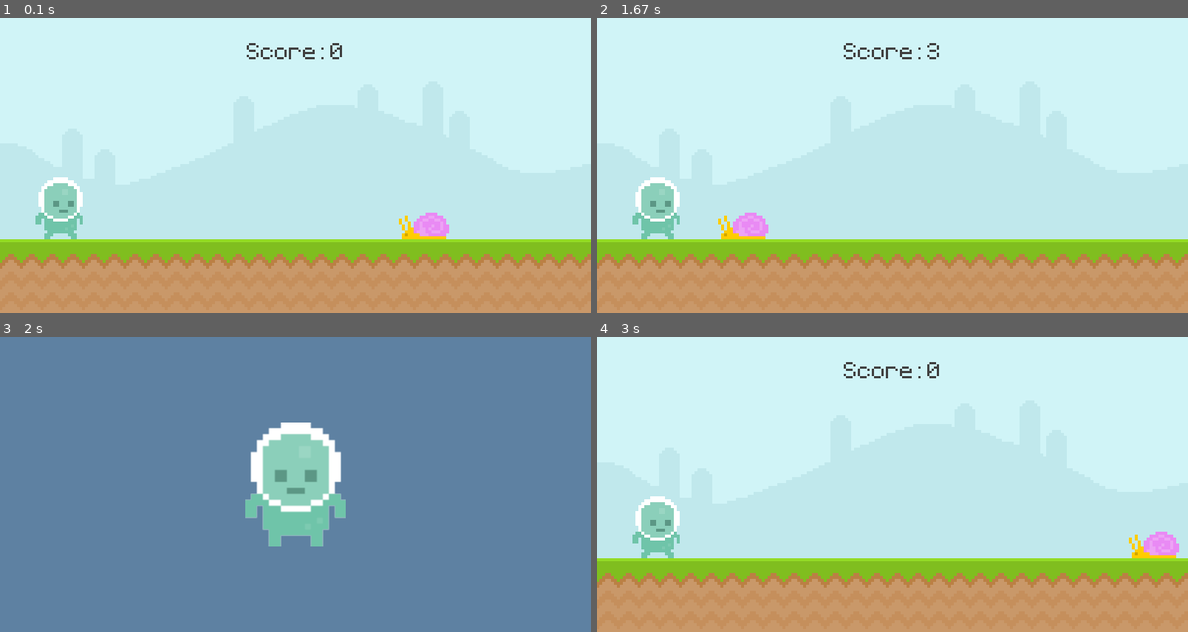
Above: before the commit, frames 1-4 (two rows, left to right).
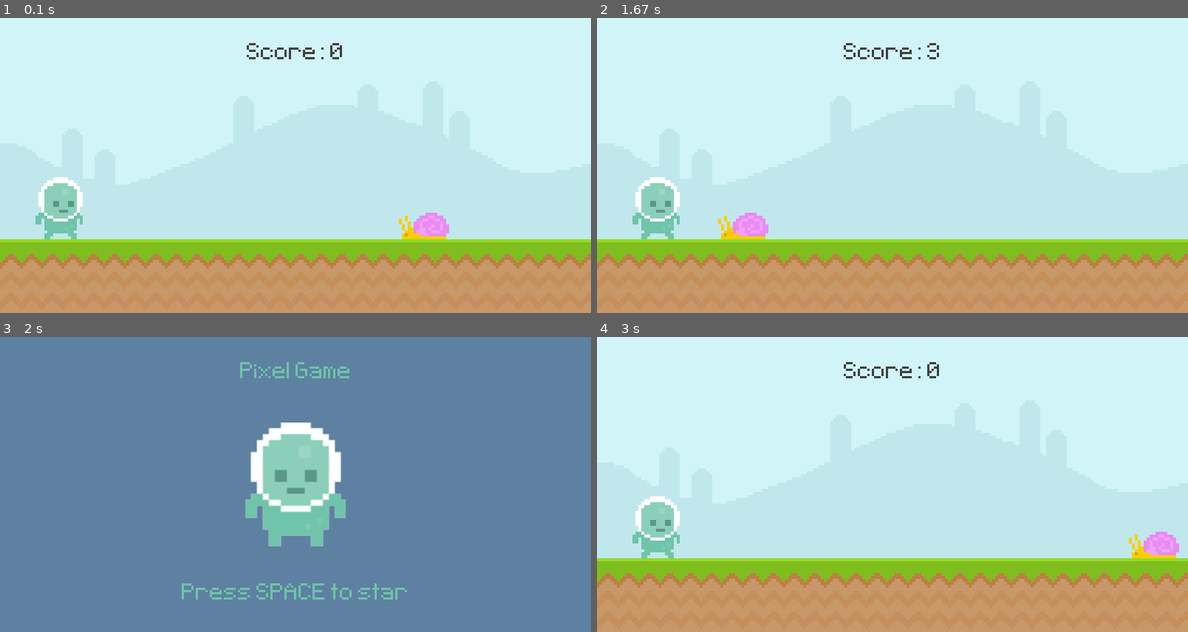
Above: after the commit, the same moments.

Repository: Adamwest023/Pygame-tutorial
Game: pygame game, started from pygame-tutorial.py
Two runs of this game, one before a commit and one after it. Both use one fixed random seed, a clock stepped at 60 frames per second and the inputs below.
Inputs (mouse positions are in pixels of both pictures, inside the frame that each line leads up to):
- Up to frame 1 (0.1 s): no input
- Up to frame 2 (1.67 s): click (656, 206) at 0.38 s; click (892, 183) at 0.72 s; tap Enter at 1 s
- Up to frame 3 (2 s): click (82, 475) at 1.88 s
- Up to frame 4 (3 s): tap Space at 2.67 s

Frames 1-2 are identical in both runs. In frame 3, 1.0% of the frame differs, in the area x 30-69%, y 8-89%; in frame 4, nothing differs.

Commit message:
added intro screen text

Diff:
--- a/pygame-tutorial.py
+++ b/pygame-tutorial.py
@@ -9,6 +9,15 @@
         f'Score: {current_time}', False, (64, 64, 64))
     score_rect = score_surf.get_rect(center=(400, 50))
     screen.blit(score_surf, score_rect)
+
+
+def intro_screen():
+    intro_surf = test_font.render('Pixel Game', False, (111, 196, 169))
+    intro_rect = intro_surf.get_rect(center=(400, 50))
+    screen.blit(intro_surf, intro_rect)
+    instruc_surf = test_font.render('Press SPACE to star', False, (111, 196, 169))
+    instruc_rect = instruc_surf.get_rect(center=(400, 350))
+    screen.blit(instruc_surf, instruc_rect)
 
 
 pygame.init()
@@ -34,12 +43,14 @@
 snail_rect = snail_surf.get_rect(midbottom=(600, 300))
 
 # player surface and rectangle
-player_surf = pygame.image.load('graphics/Player/player_walk_1.png').convert_alpha()
+player_surf = pygame.image.load(
+    'graphics/Player/player_walk_1.png').convert_alpha()
 player_rect = player_surf.get_rect(midbottom=(80, 300))
 player_gravity = 0
 
 # intro screen
-player_stand = pygame.image.load('graphics/Player/player_stand.png').convert_alpha()
+player_stand = pygame.image.load(
+    'graphics/Player/player_stand.png').convert_alpha()
 player_stand = pygame.transform.rotozoom(player_stand, 0, 2)
 player_stand_rect = player_stand.get_rect(center=(400, 200))
 
@@ -90,6 +101,7 @@
     else:
         screen.fill((94, 129, 162))
         screen.blit(player_stand, player_stand_rect)
+        intro_screen()
 
     pygame.display.update()
     clock.tick(60)
